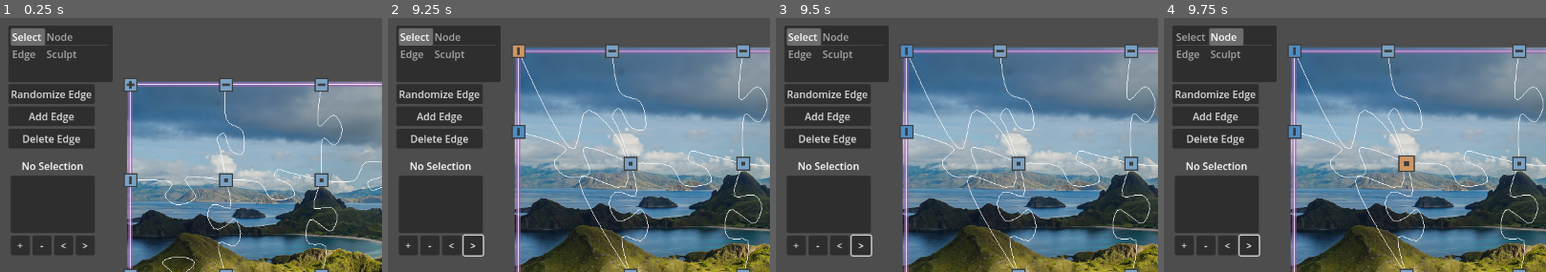
Above: before the commit, frames 1-4 (left to right).
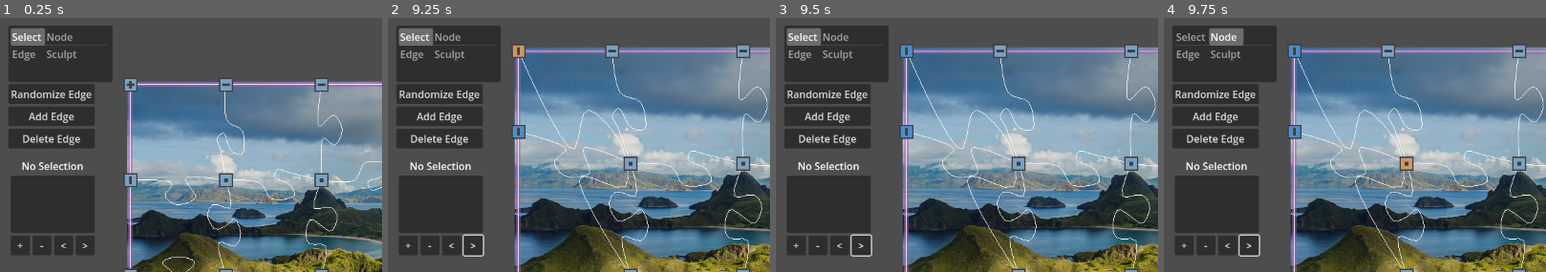
Above: after the commit, the same moments.

Repository: kreibaum/puzzle-shark
Game: Godot game, scene res://editor.tscn
Two runs of this game, one before a commit and one after it. Both use one fixed random seed, a clock stepped at 60 frames per second and the inputs below.
Inputs (mouse positions are % of the whole screen's width and height, from its top left):
- Up to frame 1 (0.25 s): no input
- Up to frame 2 (9.25 s): click "Randomize Edge" at 0.5 s; click "Add Edge" at 1.25 s; click "+" at 2 s; click "-" at 2.75 s; click "<" at 3.5 s; click ">" at 4.25 s; tap Enter at 5, 6.5 s; drag from (17, 13) to (0, 0) at 5.02 s; tap Space at 5.75 s; drag from (17, 32) to (0, 0) at 5.77 s; move the mouse to (17, 51) at 6.52 s; hold Mouse wheel up (ZoomOut) 6.53-7.25 s; click (17, 51) at 6.67 s; drag from (17, 73) to (17, 22) at 7.27 s; drag from (17, 95) to (17, 7) at 8.02 s; drag from (32, 7) to (17, 95) at 8.77 s
- Up to frame 3 (9.5 s): no input
- Up to frame 4 (9.75 s): move the mouse to (32, 29) at 9.52 s; hold S from 9.53 s (still down); tap V at 9.6 s; click (32, 29) at 9.67 s
The pictures show only the part of the screen within x 0-50%, y 0-50%; the shares and areas given below are measured in that part.

Frames 1-3 are identical in both runs. In frame 4, 0.2% of the frame differs, in the area x 61-66%, y 54-61%.

Commit message:
fix for size of newly added vertices

Diff:
--- a/PuzzleCanvas/PuzzleCanvas.gd
+++ b/PuzzleCanvas/PuzzleCanvas.gd
@@ -86,11 +86,12 @@
 				edge.make_straight()
 
 ## Creates a new vertex and adds it to the canvas.
-func create_vertex( target_position :Vector2 ) -> Vertex:
+func create_vertex(target_position: Vector2) -> Vertex:
 	var vertex = vertex_scene.instantiate()
 	move_vertex_to(vertex, target_position)
 	vertex.z_index = 2
 	vertex.camera = camera
+	vertex.update_zoom(camera.zoom)
 
 	# Since all events potentially affect multiple vertices, we delegate
 	# the events to the canvas (Self), which can then handle them.
